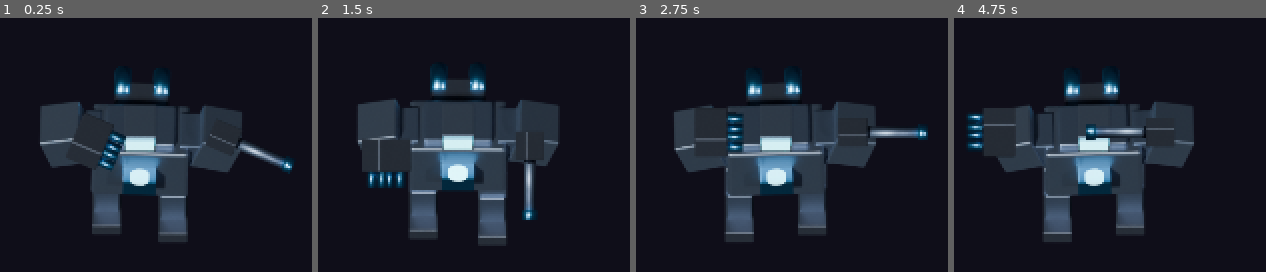
Above: before the commit, frames 1-4 (left to right).
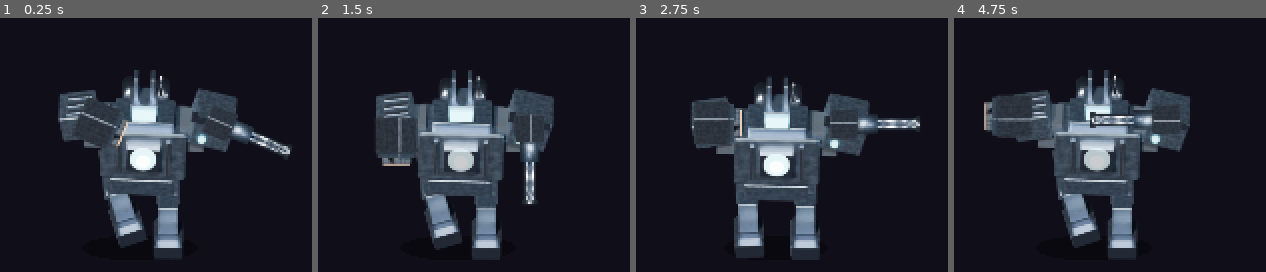
Above: after the commit, the same moments.

Repository: MalikChekour/mecha-forge-
Game: Godot game, scene res://scenes/Main.tscn
Two runs of this game, one before a commit and one after it. Both use one fixed random seed, a clock stepped at 60 frames per second and the inputs below.
Inputs:
- Up to frame 1 (0.25 s): no input
- Up to frame 2 (1.5 s): hold Right (ui_right) 0.53-1.28 s; hold Down (ui_down) from 1.28 s (still down)
- Up to frame 3 (2.75 s): release Down (ui_down) at 2.03 s; hold Right (ui_right) from 2.03 s (still down)
- Up to frame 4 (4.75 s): release Right (ui_right) at 2.78 s; hold Up (ui_up) 2.78-3.53 s; hold Left (ui_left) from 3.53 s (still down)

The runs differ from the first frame. In frame 1, 22% of the frame differs, in the area x 12-95%, y 20-95%; in frame 2, 21%; in frame 3, 20%; in frame 4, 22%, in the area x 4-77%, y 20-95%.

Commit message:
v2 fidelity pass: two-segment legs, readable walk, zoned materials, weapon archetypes
Applied the adversarial review (art critique + GDScript review):
- ART: legs split into thigh+shin layers (visible knee bend, foot plant + squash),
  antiphase gait fixed (legs no longer lift together), heroic proportions (longer
  legs, massive feet), zoned materials (tintable armor / near-black joints / bright
  trim with procedural Bevel-node edge-wear), cyan rim light for phone-scale
  readability, designed chest reactor (hot core + halo + fake bloom, no more grey
  disc), weapon archetypes (rotary autocannon barrel cluster, 6-tube missile pod
  with hot orange tips), 2-frame white-to-cyan muzzle flash, ground shadow.
- CODE (review fixes): hardpoints inherit torso bob/rock (no floating weapons),
  aim_dir normalized via setter, shared barrel-tip helper for fire() + visuals,
  walk_weight fade kills the idle<->walk pop, rig.json nested-shape guards,
  smoke harness asserts real invariants and exits 1 on failure (no hardcoded
  "0 errors").
- PIPELINE: rig.json now carries hips/knees/feet anchors AND the shared animation
  constants (single source of truth for preview_gif.py and MechaRig.gd);
  build_mecha.py --preview look-dev mode.
- Validated headless: import exit 0, SMOKE PASS (7 layers, 2 hardpoints, 10 fires).

Co-Authored-By: Claude Opus 4.8 (1M context) <noreply@anthropic.com>

Diff:
--- a/game/actors/MechaRig.gd
+++ b/game/actors/MechaRig.gd
@@ -1,26 +1,21 @@
 extends Node2D
 class_name MechaRig
-## Layered, procedurally-animated mecha.
+## Layered, procedurally-animated mecha — runtime twin of tools/preview_gif.py.
 ##
-## The chassis is assembled from SEPARATELY-RENDERED rigid part sprites
-## (leg_left, leg_right, torso, core, head) composited live; each equipped weapon
-## is a VISIBLE hardpoint mounted at a shoulder anchor that aims and recoils.
-## There are NO baked per-combo walk spritesheets: any chassis x weapon loadout is
-## assembled and animated at runtime, which is what makes the mecha customizable.
+## The chassis is assembled from SEPARATELY-RENDERED rigid part layers
+## (thigh_l/r + shin_l/r + torso + core + head) composited live; each equipped
+## weapon is a VISIBLE hardpoint mounted at a shoulder anchor that aims and
+## recoils. No baked per-combo spritesheets: any chassis x weapon loadout is
+## assembled and animated at runtime.
 ##
-## Animation is fully procedural and matches tools/preview_gif.py 1:1 so the engine
-## looks like the offline proof. All offsets are expressed in 384px "frame space"
-## (the render resolution) and scaled to the display via this node's `scale`.
-
-# --- shared animation constants (mirror of tools/preview_gif.py) ---
-const A_LIFT: float = 0.028     # leg vertical lift on swing (frac of frame)
-const A_STRIDE: float = 0.016   # leg fore/aft stride
-const A_BOB: float = 0.014      # torso weight-bob
-const A_ROCK: float = 0.030     # torso rock (radians)
-const A_HEADB: float = 0.010    # head extra bob
-const RECOIL: float = 0.055     # weapon kick along -aim
-const STEP_FREQ: float = 1.1    # leg cycles/sec at reference speed
-const REF_SPEED: float = 220.0
+## The animation model and its constants come from assets/mecha/rig.json (single
+## source of truth, written by tools/build_mecha.py):
+## - two-segment FK legs in ANTIPHASE (visible knee bend, foot plant + squash)
+## - torso weight: bob dips on footfalls, lateral shift to the planted foot,
+##   rock about the pelvis; head follows with a lag; core pulses
+## - hardpoints INHERIT the torso motion (review fix: no floating weapons),
+##   kick along -aim on fire, with a torso counter-rock impulse
+## All offsets are in "frame space" (the 384px render), scaled via node `scale`.
 
 signal fired(hardpoint_index: int, muzzle_world: Vector2, aim: Vector2)
 
@@ -28,18 +23,34 @@
 
 var frame_px: float = 384.0
 var velocity: Vector2 = Vector2.ZERO
-var aim_dir: Vector2 = Vector2.RIGHT
+var aim_dir: Vector2 = Vector2.RIGHT:
+	set(v):
+		# review fix: normalize on assign; zero-aim falls back to +X
+		aim_dir = v.normalized() if v.length_squared() > 0.0001 else Vector2.RIGHT
+
+const REF_SPEED: float = 220.0
+const CHASSIS: Array[String] = ["thigh_left", "thigh_right", "shin_left", "shin_right", "torso", "core", "head"]
 
 var _rig: Dictionary = {}
-var _layers: Dictionary = {}     # name -> Sprite2D
-var _hardpoints: Array = []      # {sprite, mount:Vector2, muzzle:float, recoil:float, id:String}
+var _anim: Dictionary = {}
+var _layers: Dictionary = {}      # name -> Sprite2D
+var _hardpoints: Array = []       # {sprite, mount, muzzle, recoil, side, id}
+var _anchor: Dictionary = {}      # "hips"/"knees"/"feet"/"shoulders" -> {left/right: Vector2}
+var _rock_pivot: Vector2 = Vector2.ZERO
 var _phase: float = 0.0
 var _time: float = 0.0
+var _walk_w: float = 0.0          # walk weight 0..1 — review fix: no idle<->walk pop
+var _rock_imp: float = 0.0        # fire counter-rock impulse
+var _shadow_squash: float = 0.0
 
 func _ready() -> void:
 	_load_rig()
 	_build_chassis()
 	scale = Vector2.ONE * (display_height / frame_px)
+
+func _a(key: String, def: float) -> float:
+	var v: Variant = _anim.get(key)
+	return float(v) if (v is float or v is int) else def
 
 func _load_rig() -> void:
 	var path: String = "res://assets/mecha/rig.json"
@@ -50,6 +61,19 @@
 			if data is Dictionary:
 				_rig = data
 	frame_px = float(_rig.get("frame", 384))
+	var an: Variant = _rig.get("anim", {})
+	_anim = an if an is Dictionary else {}
+	for grp in ["hips", "knees", "feet", "shoulders"]:
+		var g: Variant = _rig.get(grp, {})
+		var out: Dictionary = {}
+		for side in ["left", "right"]:
+			var arr: Variant = g.get(side) if g is Dictionary else null
+			if arr is Array and arr.size() >= 2:
+				out[side] = Vector2(float(arr[0]), float(arr[1]))
+			else:
+				out[side] = Vector2(38.0 if side == "right" else -38.0, 5.0)
+		_anchor[grp] = out
+	_rock_pivot = Vector2(0.0, (_anchor["hips"]["left"] as Vector2).y)
 
 func _mk_layer(lname: String, z: int, tint: Color) -> void:
 	var s: Sprite2D = Sprite2D.new()
@@ -61,94 +85,147 @@
 	_layers[lname] = s
 
 func _build_chassis() -> void:
-	var zo: Dictionary = _rig.get("z_order", {"leg_left": 0, "leg_right": 0, "torso": 2, "core": 3, "head": 3})
-	_mk_layer("leg_left", int(zo.get("leg_left", 0)), Palette.STEEL)
-	_mk_layer("leg_right", int(zo.get("leg_right", 0)), Palette.STEEL)
-	_mk_layer("torso", int(zo.get("torso", 2)), Palette.STEEL)
-	_mk_layer("core", int(zo.get("core", 3)), Palette.CYAN)
-	_mk_layer("head", int(zo.get("head", 3)), Palette.STEEL)
+	var zo_v: Variant = _rig.get("z_order", {})
+	var zo: Dictionary = zo_v if zo_v is Dictionary else {}
+	var defaults: Dictionary = {"thigh_left": 0, "thigh_right": 0, "shin_left": 1, "shin_right": 1,
+		"torso": 3, "core": 4, "head": 5}
+	for lname in CHASSIS:
+		var tint: Color = Palette.CYAN if lname == "core" else Palette.STEEL
+		_mk_layer(lname, int(zo.get(lname, defaults.get(lname, 0))), tint)
 
 ## Mount a visible weapon hardpoint. side = "left" | "right". Returns its index.
 func add_hardpoint(weapon_id: String, side: String) -> int:
 	var s: Sprite2D = Sprite2D.new()
 	s.centered = true
-	s.z_index = 4
+	s.z_index = 6
 	s.texture = Tex.get_tex("res://assets/weapons/%s.png" % weapon_id, Palette.GUNMETAL, int(frame_px))
 	add_child(s)
-	var shoulders: Dictionary = _rig.get("shoulders", {"left": [-92, -35], "right": [92, -35]})
-	var arr: Array = shoulders.get(side, [92, -35])
-	var mount: Vector2 = Vector2(arr[0], arr[1])
+	var mount: Vector2 = (_anchor["shoulders"] as Dictionary).get(side, Vector2(86, -55))
 	var muzzle: float = 100.0
-	var wdefs: Dictionary = _rig.get("weapons", {})
-	if wdefs.has(weapon_id):
-		var wd: Dictionary = wdefs[weapon_id]
-		var md: Array = wd.get("muzzle", [100, 0])
-		muzzle = float(md[0])
+	var wdefs: Variant = _rig.get("weapons", {})
+	if wdefs is Dictionary and wdefs.has(weapon_id) and wdefs[weapon_id] is Dictionary:
+		var md: Variant = (wdefs[weapon_id] as Dictionary).get("muzzle")
+		if md is Array and md.size() >= 1:
+			muzzle = float(md[0])
 	s.position = mount
-	_hardpoints.append({"sprite": s, "mount": mount, "muzzle": muzzle, "recoil": 0.0, "id": weapon_id})
+	_hardpoints.append({"sprite": s, "mount": mount, "muzzle": muzzle, "recoil": 0.0,
+		"side": side, "id": weapon_id})
 	return _hardpoints.size() - 1
+
+## Shared barrel-tip math (review fix: fire() and the visual use the SAME helper,
+## including the transformed mount and current recoil).
+func _hardpoint_tip(hp: Dictionary, mount_now: Vector2) -> Vector2:
+	var kick: float = float(hp["recoil"]) * _a("recoil", 0.06) * frame_px
+	return mount_now - aim_dir * kick + aim_dir * float(hp["muzzle"])
 
 func fire(i: int) -> void:
 	if i < 0 or i >= _hardpoints.size():
 		return
 	var hp: Dictionary = _hardpoints[i]
 	hp["recoil"] = 1.0
-	var mount: Vector2 = hp["mount"]
-	var muzzle_local: Vector2 = mount + aim_dir * float(hp["muzzle"])
-	fired.emit(i, to_global(muzzle_local), aim_dir)
+	_rock_imp += _a("recoil_rock", 0.05) * (0.6 if String(hp["side"]) == "left" else -0.6)
+	var tip: Vector2 = _hardpoint_tip(hp, _mount_now(hp))
+	fired.emit(i, to_global(tip), aim_dir)
 
 func get_layer_count() -> int:
 	return _layers.size()
 
 func get_hardpoint_count() -> int:
 	return _hardpoints.size()
+
+# ---- animation ----
+
+func _current_rock() -> float:
+	return _a("rock", 0.045) * sin(_phase) * _walk_w + _rock_imp
+
+func _current_bob() -> float:
+	var dip: float = pow(0.5 + 0.5 * cos(2.0 * _phase), 1.5)
+	var idle: float = _a("bob", 0.02) * frame_px * 0.3 * (0.5 - 0.5 * cos(_time * TAU * 0.5))
+	return _a("bob", 0.02) * frame_px * dip * _walk_w + idle * (1.0 - _walk_w)
+
+func _current_lat() -> float:
+	return _a("lat", 0.01) * frame_px * sin(_phase) * _walk_w
+
+func _mount_now(hp: Dictionary) -> Vector2:
+	var rock: float = _current_rock()
+	var m: Vector2 = hp["mount"]
+	return (m - _rock_pivot).rotated(rock) + _rock_pivot + Vector2(_current_lat(), _current_bob())
 
 func _process(delta: float) -> void:
 	_time += delta
 	var speed: float = velocity.length()
 	var moving: bool = speed > 5.0
+	_walk_w = clampf(_walk_w + (6.0 * delta if moving else -6.0 * delta), 0.0, 1.0)
 	if moving:
 		var drive: float = clampf(speed / REF_SPEED, 0.35, 1.6)
-		_phase += delta * STEP_FREQ * TAU * drive
-
-	_anim_leg("leg_left", 0.0, moving)
-	_anim_leg("leg_right", PI, moving)
-
-	var bob: float = 0.0
-	var rock: float = 0.0
-	var head_dy: float = 0.0
-	if moving:
-		bob = A_BOB * frame_px * (0.5 - 0.5 * cos(2.0 * _phase))
-		rock = A_ROCK * sin(_phase)
-		head_dy = -A_HEADB * frame_px * (0.5 - 0.5 * cos(2.0 * _phase))
-	else:
-		bob = A_BOB * frame_px * 0.35 * (0.5 - 0.5 * cos(_time * TAU * 0.5))
-
-	var torso: Sprite2D = _layers["torso"]
-	torso.position = Vector2(0, bob)
-	torso.rotation = rock
+		_phase += delta * _a("step_freq", 1.0) * TAU * drive
+	_rock_imp = lerpf(_rock_imp, 0.0, minf(1.0, delta * 8.0))
+
+	var bob: float = _current_bob()
+	var lat: float = _current_lat()
+	var rock: float = _current_rock()
+	var head_dy: float = _a("head_bob", 0.008) * frame_px * (0.5 + 0.5 * cos(2.0 * _phase - 0.6)) * _walk_w
+	_shadow_squash = bob
+
+	_leg_pose("left")
+	_leg_pose("right")
+
+	_place(_layers["torso"], rock, _rock_pivot, Vector2(lat, bob))
 	var core: Sprite2D = _layers["core"]
-	core.position = Vector2(0, bob)
-	core.rotation = rock
-	core.modulate.a = 0.75 + 0.25 * sin(_time * TAU * 1.5)
-	var head: Sprite2D = _layers["head"]
-	head.position = Vector2(0, bob + head_dy)
-
-	var a: float = aim_dir.angle()
+	_place(core, rock, _rock_pivot, Vector2(lat, bob))
+	core.modulate.a = 0.88 + 0.12 * sin(TAU * _a("core_pulse_hz", 1.2) * _time)
+	_place(_layers["head"], rock * 0.5, _rock_pivot, Vector2(lat, bob + head_dy))
+
 	for hp in _hardpoints:
 		var s: Sprite2D = hp["sprite"]
-		s.rotation = a
-		var kick: float = float(hp["recoil"]) * RECOIL * frame_px
-		s.position = Vector2(hp["mount"]) - aim_dir * kick
+		var mount_now: Vector2 = _mount_now(hp)
+		var kick: float = float(hp["recoil"]) * _a("recoil", 0.06) * frame_px
+		s.rotation = aim_dir.angle()
+		s.position = mount_now - aim_dir * kick
 		hp["recoil"] = maxf(0.0, float(hp["recoil"]) - delta * 6.0)
 
-func _anim_leg(lname: String, phase_off: float, moving: bool) -> void:
-	var s: Sprite2D = _layers[lname]
-	if not moving:
-		s.position = s.position.lerp(Vector2.ZERO, 0.2)
-		return
-	var p: float = _phase + phase_off
-	var dy: float = -A_LIFT * frame_px * maxf(0.0, sin(p))
-	dy += A_STRIDE * frame_px * cos(p) * 0.5
-	var dx: float = A_STRIDE * frame_px * sin(p) * 0.35
-	s.position = Vector2(dx, dy)
+	queue_redraw()
+
+## Place a full-frame layer rotated by `a` about `pivot` (frame coords rel center)
+## then translated — same convention as preview_gif.py comp().
+func _place(s: Sprite2D, a: float, pivot: Vector2, translate: Vector2) -> void:
+	s.rotation = a
+	s.position = pivot - pivot.rotated(a) + translate
+
+## Two-segment FK leg, antiphase on the right — mirror of preview_gif.leg_pose().
+func _leg_pose(side: String) -> void:
+	var sg: float = -1.0 if side == "left" else 1.0
+	var p: float = _phase + (PI if side == "right" else 0.0)
+	var swing: float = maxf(0.0, sin(p)) * _walk_w
+	var stance: float = maxf(0.0, -sin(p)) * _walk_w
+	var hip: Vector2 = _anchor["hips"][side]
+	var knee: Vector2 = _anchor["knees"][side]
+	var foot: Vector2 = _anchor["feet"][side]
+
+	var th: float = sg * _a("thigh_rot", 0.10) * swing
+	var dx: float = _a("stride", 0.014) * frame_px * sin(p) * 0.35 * _walk_w
+	var dyt: float = -_a("lift_thigh", 0.02) * frame_px * swing
+	_place(_layers["thigh_%s" % side], th, hip, Vector2(dx, dyt))
+
+	# knee position after the thigh transform
+	var knee_now: Vector2 = knee.rotated(th) + (hip - hip.rotated(th)) + Vector2(dx, dyt)
+	# shin: extra knee bend + extra lift during swing; squash on plant (foot-anchored)
+	var ps: float = th + sg * _a("shin_rot", 0.22) * swing
+	var extra: float = -_a("lift_shin", 0.024) * frame_px * swing
+	var sq: float = 1.0 - _a("squash", 0.055) * pow(stance, 3.0)
+	var shin: Sprite2D = _layers["shin_%s" % side]
+	var tr: Vector2 = knee_now - knee.rotated(ps) + Vector2(0.0, extra)
+	# PIL-equivalent squash: pre-rotation content offset + top-left anchor shift
+	var cy: float = frame_px / 2.0
+	var dy_sq: float = (cy + foot.y) * (1.0 - sq)
+	shin.rotation = ps
+	shin.scale = Vector2(1.0, sq)
+	shin.position = tr + Vector2(0.0, dy_sq) + Vector2(0.0, cy * (sq - 1.0)).rotated(ps)
+
+func _draw() -> void:
+	# soft ground shadow under the feet (squashes with the bob) — grounds the mecha
+	var fy: float = (_anchor["feet"]["left"] as Vector2).y + 8.0
+	var w: float = 150.0 - _shadow_squash * 2.5
+	draw_set_transform(Vector2(0, fy), 0.0, Vector2(w / 150.0, 0.22))
+	draw_circle(Vector2.ZERO, 75.0, Color(0, 0, 0, 0.35))
+	draw_set_transform(Vector2.ZERO, 0.0, Vector2.ONE)
--- a/game/assets/mecha/rig.json
+++ b/game/assets/mecha/rig.json
@@ -1,30 +1,68 @@
 {
   "frame": 384,
   "z_order": {
-    "leg_left": 0,
-    "leg_right": 0,
-    "torso": 2,
-    "core": 3,
-    "head": 3
+    "thigh_left": 0,
+    "thigh_right": 0,
+    "shin_left": 1,
+    "shin_right": 1,
+    "torso": 3,
+    "core": 4,
+    "head": 5
   },
-  "shoulders": {
+  "anim": {
+    "step_freq": 1.0,
+    "thigh_rot": 0.1,
+    "shin_rot": 0.22,
+    "lift_thigh": 0.02,
+    "lift_shin": 0.024,
+    "stride": 0.014,
+    "squash": 0.055,
+    "bob": 0.02,
+    "lat": 0.01,
+    "rock": 0.045,
+    "head_bob": 0.008,
+    "core_pulse_hz": 1.2,
+    "recoil": 0.06,
+    "recoil_rock": 0.05
+  },
+  "hips": {
     "left": [
-      -91.7,
-      -35.4
+      -37.9,
+      4.8
     ],
     "right": [
-      91.7,
-      -35.4
+      37.9,
+      4.8
+    ]
+  },
+  "knees": {
+    "left": [
+      -37.9,
+      48.1
+    ],
+    "right": [
+      37.9,
+      48.1
     ]
   },
   "feet": {
     "left": [
-      -44.6,
-      79.0
+      -37.9,
+      104.6
     ],
     "right": [
-      44.6,
-      79.0
+      37.9,
+      104.6
+    ]
+  },
+  "shoulders": {
+    "left": [
+      -84.2,
+      -53.2
+    ],
+    "right": [
+      86.3,
+      -54.8
     ]
   },
   "center": [
@@ -34,13 +72,13 @@
   "weapons": {
     "autocannon": {
       "muzzle": [
-        117.7,
+        109.4,
         -0.0
       ]
     },
     "missilepod": {
       "muzzle": [
-        74.3,
+        63.1,
         -0.0
       ]
     }
--- a/game/scenes/Boot.gd
+++ b/game/scenes/Boot.gd
@@ -1,8 +1,12 @@
 extends Node2D
 ## Rig sandbox + headless smoke harness.
-## Drives a MechaRig through walk / aim / fire so the whole layered-animation system
-## is exercised. On desktop it's an interactive sandbox (arrow keys move; auto-demo
-## otherwise). Headless (--autoplay): prints rig state each 30 frames and quit(0).
+## Drives a MechaRig through walk / aim / fire so the whole layered-animation
+## system is exercised. Desktop: interactive sandbox (arrows move; auto-demo
+## otherwise). Headless (--autoplay): asserts real invariants and exits with a
+## meaningful code — review fix: no hardcoded "0 errors", no unconditional quit(0).
+
+const EXPECT_LAYERS: int = 7      # thigh x2 + shin x2 + torso + core + head
+const EXPECT_HARDPOINTS: int = 2
 
 var rig: MechaRig
 var _t: float = 0.0
@@ -21,8 +25,11 @@
 	rig.fired.connect(_on_fired)
 	print("[boot] headless=%s layers=%d hardpoints=%d" % [_headless, rig.get_layer_count(), rig.get_hardpoint_count()])
 
-func _on_fired(_i: int, _muzzle: Vector2, _aim: Vector2) -> void:
-	_fires += 1   # a projectile system consumes this; counting proves the hook fires
+func _on_fired(_i: int, muzzle: Vector2, _aim: Vector2) -> void:
+	_fires += 1
+	# muzzle must be a finite world position (guards the tip math)
+	if not (is_finite(muzzle.x) and is_finite(muzzle.y)):
+		push_error("fired with non-finite muzzle position")
 
 func _process(delta: float) -> void:
 	_t += delta
@@ -32,7 +39,7 @@
 		Input.get_action_strength("ui_down") - Input.get_action_strength("ui_up"))
 	if mv.length() > 0.1:
 		rig.velocity = mv.normalized() * 200.0
-		rig.aim_dir = mv.normalized()
+		rig.aim_dir = mv
 	else:
 		var ang: float = _t * 0.8
 		rig.velocity = Vector2(cos(ang), sin(ang)) * 190.0
@@ -43,13 +50,31 @@
 		rig.fire(1)
 	queue_redraw()
 	if _headless:
-		if _frames % 30 == 0:
-			print("[rig] f=%d t=%.1f aim=%d° layers=%d hp=%d fires=%d" % [
+		if _frames % 60 == 0:
+			print("[rig] f=%d t=%.1f aim=%d deg layers=%d hp=%d fires=%d" % [
 				_frames, _t, int(rad_to_deg(rig.aim_dir.angle())),
 				rig.get_layer_count(), rig.get_hardpoint_count(), _fires])
 		if _frames >= 240:
-			print("[rig] SMOKE OK — walk/aim/fire exercised, fires=%d, 0 errors" % _fires)
-			get_tree().quit(0)
+			_finish()
+
+func _finish() -> void:
+	var ok: bool = true
+	var why: Array[String] = []
+	if rig.get_layer_count() != EXPECT_LAYERS:
+		ok = false; why.append("layers=%d expected %d" % [rig.get_layer_count(), EXPECT_LAYERS])
+	if rig.get_hardpoint_count() != EXPECT_HARDPOINTS:
+		ok = false; why.append("hardpoints=%d expected %d" % [rig.get_hardpoint_count(), EXPECT_HARDPOINTS])
+	if _fires <= 0:
+		ok = false; why.append("no fire events")
+	if rig.frame_px <= 0.0:
+		ok = false; why.append("bad frame_px")
+	if ok:
+		print("[rig] SMOKE PASS — layers=%d hardpoints=%d fires=%d" % [
+			rig.get_layer_count(), rig.get_hardpoint_count(), _fires])
+		get_tree().quit(0)
+	else:
+		print("[rig] SMOKE FAIL — " + ", ".join(why))
+		get_tree().quit(1)
 
 func _draw() -> void:
 	if _headless:
Binary file changed: game/assets/mecha/core.png
Binary file changed: game/assets/mecha/head.png
Binary file removed: game/assets/mecha/leg_left.png
Binary file removed: game/assets/mecha/leg_right.png
Binary file added: game/assets/mecha/shin_left.png
Not shown, added: game/assets/mecha/shin_left.png.import
Binary file added: game/assets/mecha/shin_right.png
Not shown, changed: game/assets/mecha/shin_right.png.import
Binary file added: game/assets/mecha/thigh_left.png
Not shown, changed: game/assets/mecha/thigh_left.png.import
Binary file added: game/assets/mecha/thigh_right.png
Not shown, added: game/assets/mecha/thigh_right.png.import
(and 3 more such lines)
